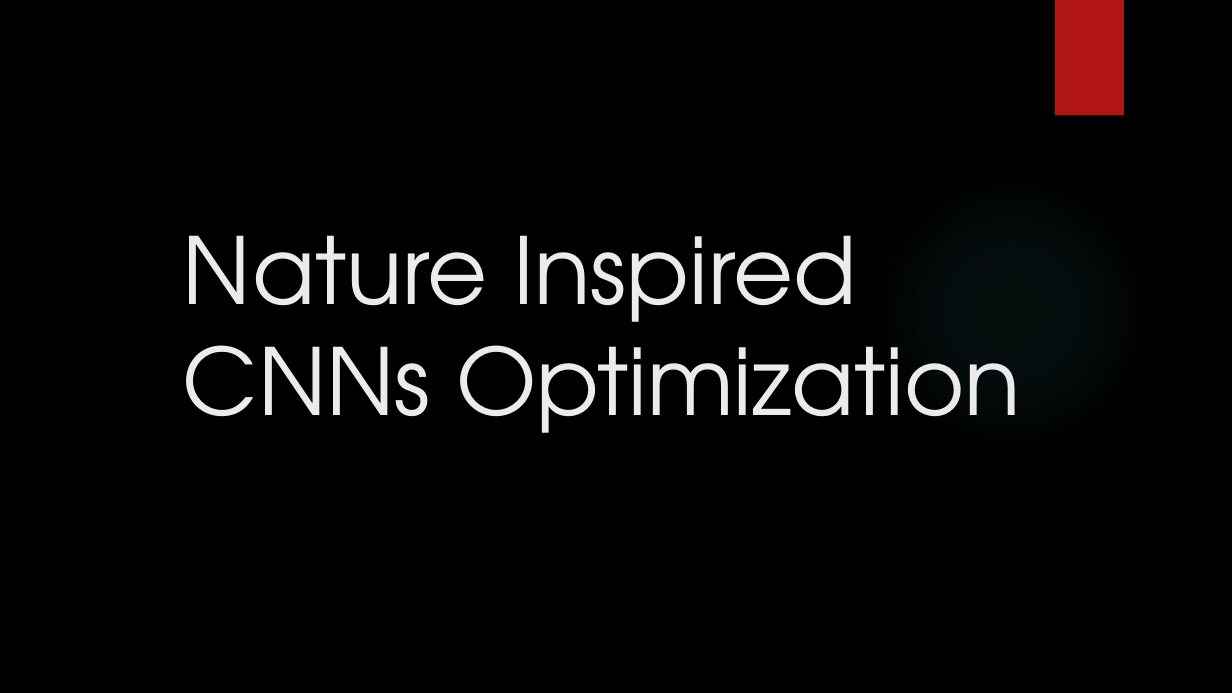
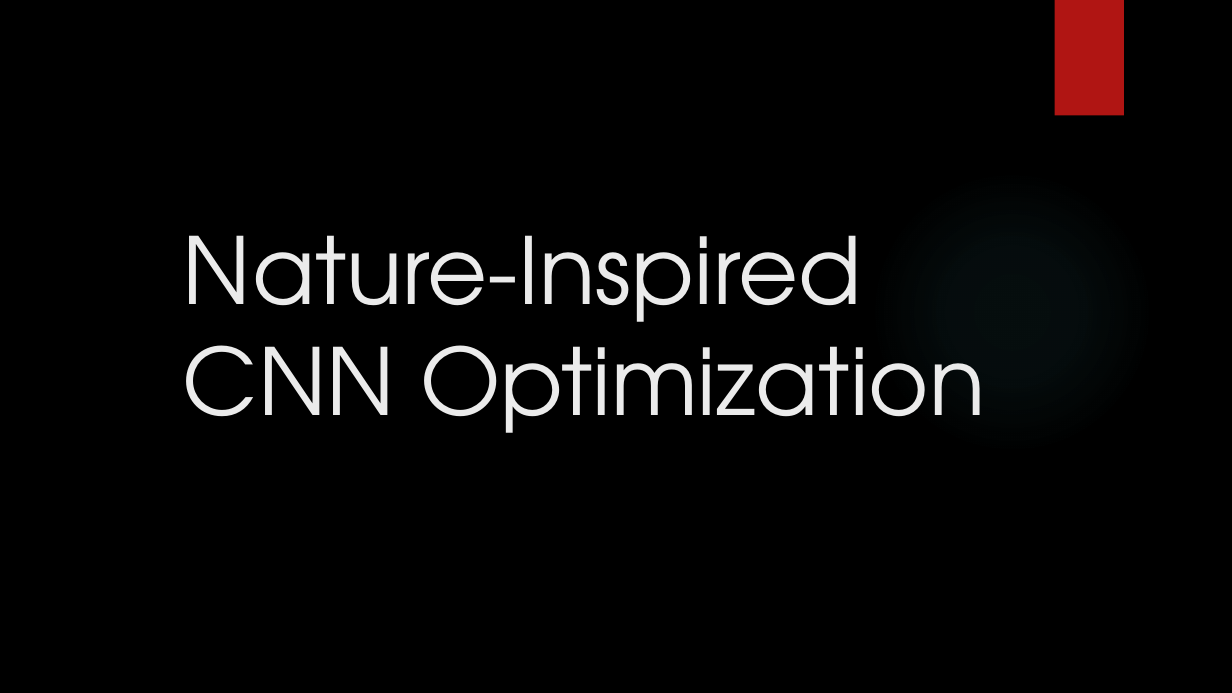
Before and after one commit to mohsin-ashraf/Neuroevolution-of-CNN, a slide deck: slide 1 of documentation/university-requisite/proposal-presentation/Nature Inspired CNNs Optimization.pptx. Drawn at 1232x693 pixels with LibreOffice and Linux fonts; fonts in the diff are those of the drawing; background and template pictures are left out. Boxes give left, top, right and bottom in pixels: in the first picture for what was removed or moved away, otherwise in the second. Text is boxed around its words. In the diff, an @@ line names an element or a change of style, - is before the commit and + after.

Commit message:
Updated Presentation

```diff
--- a/documentation/university-requisite/proposal-presentation/Nature Inspired CNNs Optimization.pptx
+++ b/documentation/university-requisite/proposal-presentation/Nature Inspired CNNs Optimization.pptx
@@ title at [183, 235, 985, 433]: text changed @@
-Nature Inspired CNNs Optimization
+Nature-Inspired CNN Optimization
```
